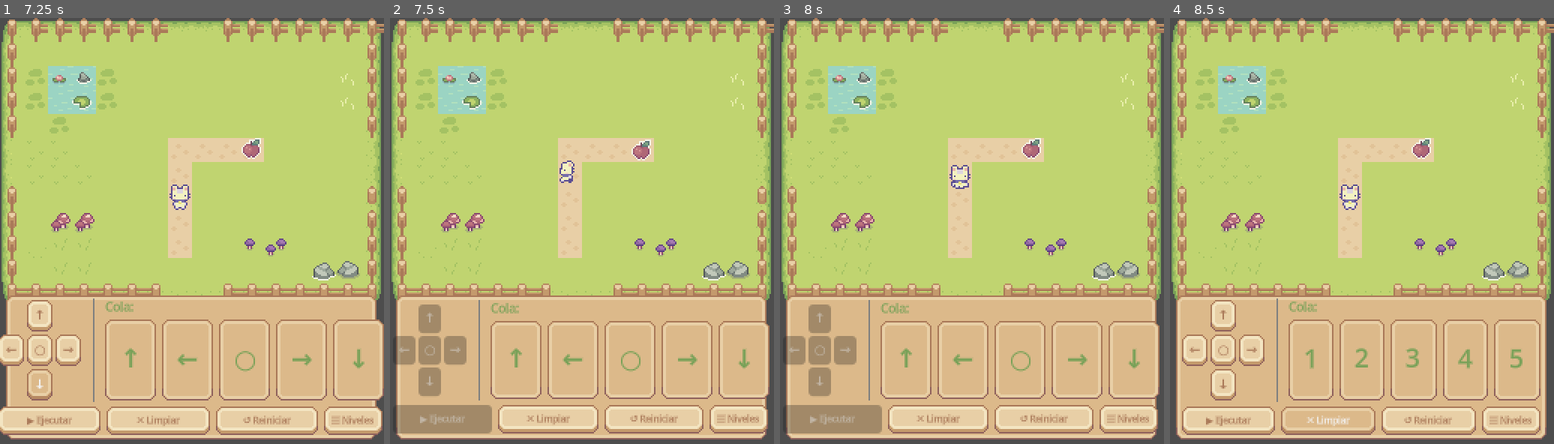
Above: before the commit, frames 1-4 (left to right).
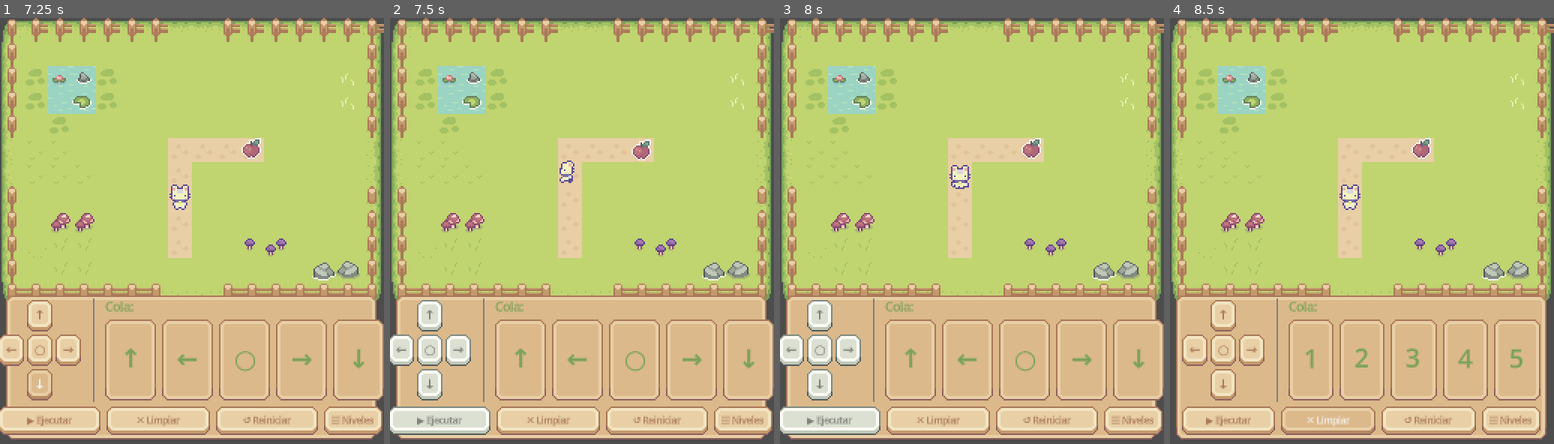
Above: after the commit, the same moments.

Repository: iarabaya/proyecto-integrador-v1
Game: Godot game, scene res://scenes/main_menu/main_menu.tscn
Same seed, same stepped clock (60 frames per second), same inputs: the game is played once before the commit and once after it.
Inputs:
- Up to frame 1 (7.25 s): click "▶ Jugar" at 0.5 s; click "↺ Reiniciar" at 1.25 s; click "↺ Reiniciar" at 2 s; click "↺ Reiniciar" at 2.75 s; click "↑" at 3.5 s; click "←" at 4.25 s; click "○" at 5 s; click "→" at 5.75 s; click "↓" at 6.5 s
- Up to frame 2 (7.5 s): click "▶ Ejecutar" at 7.25 s
- Up to frame 3 (8 s): no input
- Up to frame 4 (8.5 s): click "✕ Limpiar" at 8 s

Frame 1 is identical in both runs. In frame 2, 12% of the frame differs, in the area x 0-100%, y 65-98%; in frame 3, 12%; in frame 4, nothing differs.

Commit message:
feat: button disabled state

Diff:
--- a/theme/general-ui.tres
+++ b/theme/general-ui.tres
@@ -1,9 +1,18 @@
 [gd_resource type="Theme" format=3 uid="uid://c4koxfd11wnyg"]
 
+[ext_resource type="Texture2D" uid="uid://df41puyvoo63x" path="res://assets/ui/buttons/basic-button-disabled.png" id="1_w6kf7"]
 [ext_resource type="Texture2D" uid="uid://bsvlc45305udo" path="res://assets/ui/buttons/basic-button-hover.png" id="1_x66o5"]
 [ext_resource type="Texture2D" uid="uid://dleihepxqwila" path="res://assets/ui/buttons/basic-button.png" id="2_2mbi3"]
 [ext_resource type="Texture2D" uid="uid://be6eudtva6n68" path="res://assets/ui/buttons/basic-button-pressed.png" id="2_x66o5"]
 [ext_resource type="Texture2D" uid="uid://b6mu4yw0gocc1" path="res://assets/ui/panels/basic-panel.png" id="4_2mbi3"]
+
+[sub_resource type="StyleBoxTexture" id="StyleBoxTexture_2d48b"]
+texture = ExtResource("1_w6kf7")
+texture_margin_left = 5.0
+texture_margin_top = 5.0
+texture_margin_right = 5.0
+texture_margin_bottom = 5.0
+region_rect = Rect2(11, 6, 26, 19)
 
 [sub_resource type="StyleBoxTexture" id="StyleBoxTexture_w6kf7"]
 texture = ExtResource("1_x66o5")
@@ -47,6 +56,8 @@
 
 [resource]
 Button/colors/font_color = Color(0.6666667, 0.4745098, 0.34901962, 1)
+Button/colors/font_disabled_color = Color(0.19, 0.19, 0.19, 0.54901963)
+Button/styles/disabled = SubResource("StyleBoxTexture_2d48b")
 Button/styles/hover = SubResource("StyleBoxTexture_w6kf7")
 Button/styles/normal = SubResource("StyleBoxTexture_vwk8j")
 Button/styles/pressed = SubResource("StyleBoxTexture_2mbi3")
Binary file added: assets/ui/buttons/basic-button-disabled.png
Not shown, added: assets/ui/buttons/basic-button-disabled.png.import
